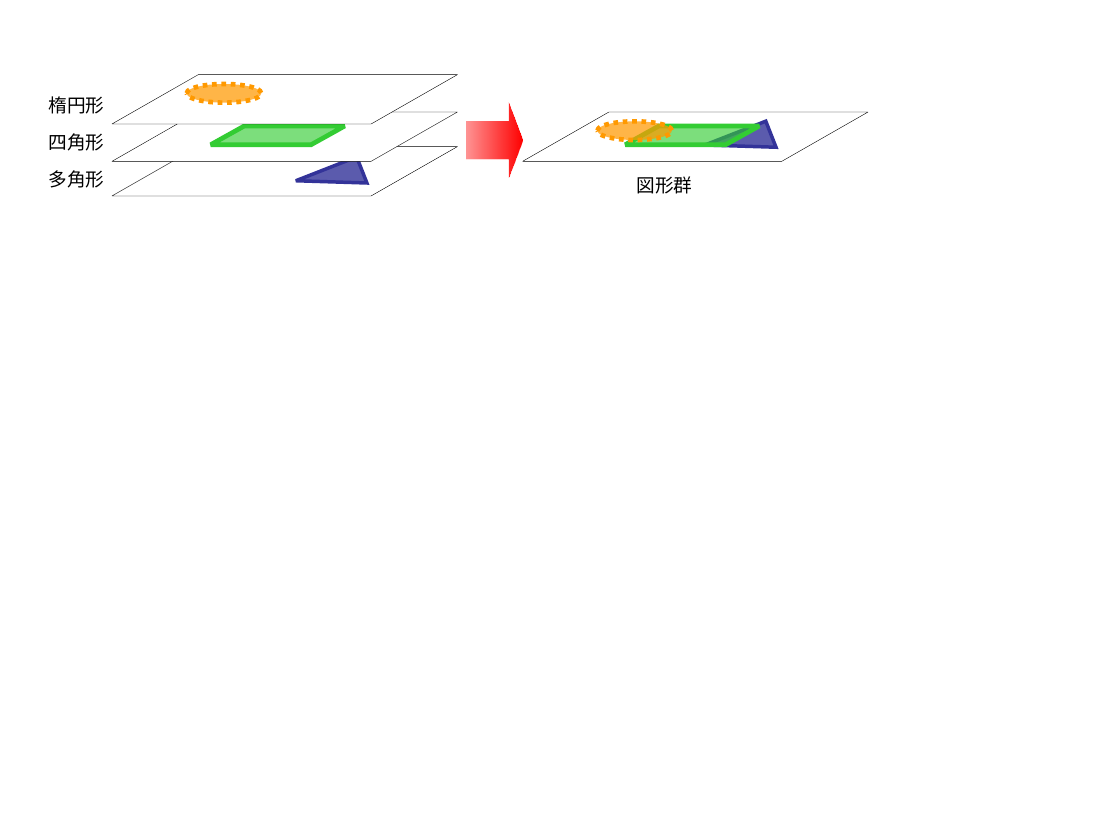
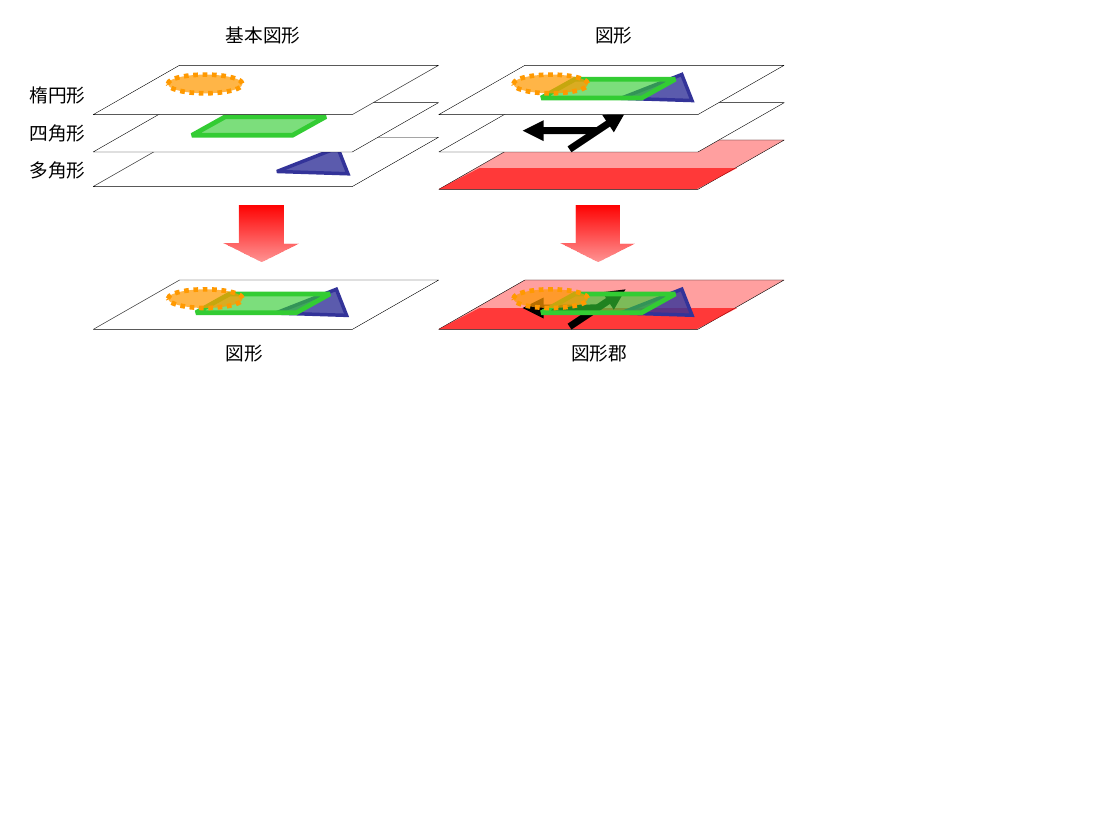
Before and after one commit to YixiaoLi/tlv4mc, a slide deck: slide 7 of doc/masterThesis/2008/goto/img/figures.ppt (slide 6 before the commit). Drawn at 1120x840 pixels with LibreOffice and Linux fonts; fonts in the diff are those of the drawing. Boxes give left, top, right and bottom in pixels: in the first picture for what was removed or moved away, otherwise in the second. Text is boxed around its words. In the diff, an @@ line names an element or a change of style, - is before the commit and + after.

```diff
--- a/doc/masterThesis/2008/goto/img/figures.ppt
+++ b/doc/masterThesis/2008/goto/img/figures.ppt
@@ text added at [226,26,301,44], 12 pt, text #000000 @@
+基本図形
@@ text at [595,27,632,44]: text changed @@
-図形群
+図形
@@ 4 parallelograms, 3 texts, 1 ellipse, 1 right triangle: place and size @@
-4 parallelograms, 3 texts, 1 ellipse, 1 right triangle at [49,75,458,207]
+4 parallelograms, 3 texts, 1 ellipse, 1 right triangle at [30,65,439,198]
@@ parallelogram added at [439,65,785,114], fill #FFFFFF, outline #000000 0.26 pt @@
@@ 1 ellipse, 1 right triangle, 1 parallelogram: place and size @@
-1 ellipse, 1 right triangle, 1 parallelogram at [597,121,776,171]
+1 ellipse, 1 right triangle, 1 parallelogram at [513,74,692,124]
@@ parallelogram at [541,80,675,99]: proportions changed @@
@@ parallelogram: place and size @@
-parallelogram at [523,112,869,161]
+parallelogram at [439,103,785,152]
@@ right arrow removed at [467,103,523,178] @@
@@ arrow added from (570, 149) to (626, 112), #000000 4.51 pt @@
@@ parallelogram added at [439,140,785,189], fill #FF9F9F, outline #000000 0.26 pt @@
@@ arrow added from (597, 131) to (523, 131), #000000 4.51 pt @@
@@ parallelogram added at [439,168,738,189], fill #FF0000 at 64% opacity @@
@@ right arrow added at [223,206,298,262], fill gradient #FF0000 @@
@@ right arrow added at [561,206,636,262], fill gradient #FF0000 @@
@@ parallelogram added at [93,280,439,329], fill #FFFFFF, outline #000000 0.26 pt @@
@@ ellipse added at [168,289,243,308], fill #FF9900 at 72% opacity, outline #FF9900 3 pt dashed @@
@@ parallelogram added at [196,295,330,314], fill #33CC33 at 64% opacity, outline #33CC33 3 pt @@
@@ right triangle added at [276,289,347,339], fill #333399 at 80% opacity, outline #333399 2.24 pt @@
@@ parallelogram added at [439,280,785,329], fill #FF9F9F, outline #000000 0.26 pt @@
@@ ellipse added at [513,289,588,308], fill #FF9900 at 72% opacity, outline #FF9900 3 pt dashed @@
@@ parallelogram added at [541,295,675,314], fill #33CC33 at 64% opacity, outline #33CC33 3 pt @@
@@ arrow added from (570, 327) to (626, 289), #000000 4.51 pt @@
@@ right triangle added at [621,289,692,339], fill #333399 at 80% opacity, outline #333399 2.24 pt @@
@@ parallelogram added at [439,308,738,329], fill #FF0000 at 64% opacity @@
@@ arrow added from (597, 308) to (523, 308), #000000 4.51 pt @@
@@ text added at [226,345,263,362], 12 pt, text #000000 @@
+図形
@@ text added at [571,345,627,362], 12 pt, text #000000 @@
+図形郡
```
Also in this commit, not shown: 4 slides added, 12 other files.
